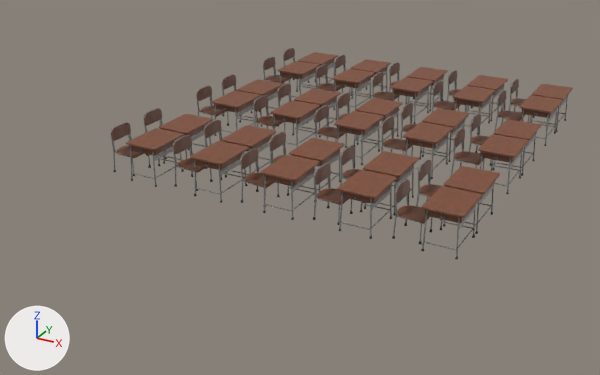
Two versions of the FBX model content/models/mgtu/desks_chairs.fbx, one commit apart.
The view is the same before and after, from a camera (50 mm lens) standing at (5.65, -14.43, 6.05) and looking at (-1.38, -1.66, -0.34). Arrows for +X, +Y and +Z are at lower left; the lights stay in place. The picture after the commit comes second. Where no turn or scale is listed for an object, it has been applied to the vertices. Vertices at exactly the same position are counted once.

In view in the first picture: 'desk_and_chair'.
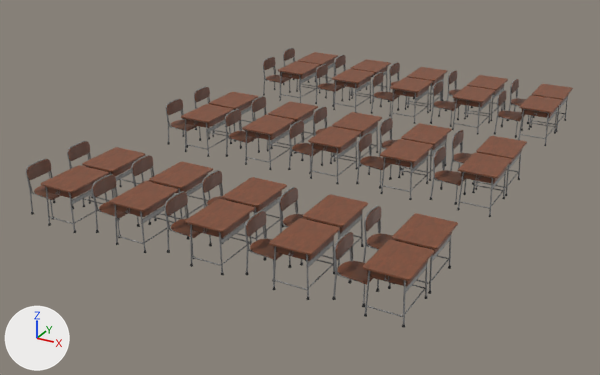
Patch to the scene script:
```diff
--- a/content/models/mgtu/desks_chairs.fbx.py
+++ b/content/models/mgtu/desks_chairs.fbx.py
@@ me_gltfnode_28_019_mi_deskandchair_0_003 @@
 # used by ob_desk_and_chair; location = (1.7, 3.22, 0.05)
-me_gltfnode_28_019_mi_deskandchair_0_003.from_pydata(...)  # 55860 vertices, 103620 faces; spans x -6.12..0.75, y -6.86..0.43, z -0.02..0.85
+me_gltfnode_28_019_mi_deskandchair_0_003.from_pydata(...)  # 55860 vertices, 103620 faces; spans x -6.12..0.75, y -8.95..0.43, z -0.02..0.85
+# me_gltfnode_28_019_mi_deskandchair_0_003 part 1: the loose piece of 296 vertices spanning x -0.45..0.03, y -2.96..-2.47, z 0.03..0.68 is moved by (0.0, -1.05, 0.0)
+# me_gltfnode_28_019_mi_deskandchair_0_003 part 2: the loose piece of 120 vertices spanning x 0.08..0.75, y -3.18..-2.28, z 0.7..0.74 is moved by (0.0, -1.05, 0.0)
+# me_gltfnode_28_019_mi_deskandchair_0_003 part 3: the loose piece of 90 vertices spanning x 0.15..0.68, y -3.16..-2.33, z 0.13..0.15 is moved by (0.0, -1.05, 0.0)
+# me_gltfnode_28_019_mi_deskandchair_0_003 part 4: the loose piece of 90 vertices spanning x 0.13..0.7, y -2.37..-2.32, z 0.03..0.7 is moved by (0.0, -1.05, 0.0)
+# me_gltfnode_28_019_mi_deskandchair_0_003 part 5: the loose piece of 90 vertices spanning x 0.13..0.7, y -3.16..-3.12, z 0.03..0.7 is moved by (0.0, -1.05, 0.0)
+# me_gltfnode_28_019_mi_deskandchair_0_003 part 6: the loose piece of 8 vertices spanning x 0.66..0.67, y -3.13..-2.36, z 0.47..0.54 is moved by (0.0, -1.05, 0.0)
+# me_gltfnode_28_019_mi_deskandchair_0_003 part 7: the loose piece of 274 vertices spanning x -0.43..-0.38, y -2.98..-2.45, z 0.59..0.83 is moved by (0.0, -1.05, 0.0)
+# me_gltfnode_28_019_mi_deskandchair_0_003 part 8: the loose piece of 160 vertices spanning x -0.45..-0.38, y -2.98..-2.45, z 0.03..0.84 is moved by (0.0, -1.05, 0.0)
+# me_gltfnode_28_019_mi_deskandchair_0_003 part 9: the loose piece of 92 vertices spanning x -0.46..0.06, y -2.97..-2.46, z 0.34..0.39 is moved by (0.0, -1.05, 0.0)
+# me_gltfnode_28_019_mi_deskandchair_0_003 part 10: the loose piece of 120 vertices spanning x -1.34..-0.67, y -3.18..-2.28, z 0.7..0.74 is moved by (0.0, -1.05, 0.0)
+# me_gltfnode_28_019_mi_deskandchair_0_003 part 11: the loose piece of 90 vertices spanning x -1.27..-0.74, y -3.16..-2.33, z 0.13..0.15 is moved by (0.0, -1.05, 0.0)
+# me_gltfnode_28_019_mi_deskandchair_0_003 part 12: the loose piece of 82 vertices spanning x -1.29..-0.71, y -3.12..-2.37, z 0.56..0.71 is moved by (0.0, -1.05, 0.0)
+# me_gltfnode_28_019_mi_deskandchair_0_003 part 13: all 18620 vertices in x -6.12..0.75, y -6.86..-5.0, z -0.02..0.83 are moved by (0.0, -2.09, -0.01)
+# me_gltfnode_28_019_mi_deskandchair_0_003 part 14: 16170 of the vertices in x -6.12..0.75, y -4.14..-2.28, z -0.01..0.84 are moved by (0.0, -1.05, 0.0)
+# other edits to the shape of me_gltfnode_28_019_mi_deskandchair_0_003 do not show in these pictures
 me_gltfnode_28_019_mi_deskandchair_0_003.materials.append(mat_desk_and_chair)
```

Location of each change, [x1, y1, x2, y2] in pixels of the pictures (600 x 375 px; the box of a moved part takes in the faces that stretch with it):
'desk_and_chair', reshaped (18% wider, 33% taller)
    before: [110, 48, 573, 259]
    after: [26, 48, 573, 328]
part 1 of me_gltfnode_28_019_mi_deskandchair_0_003, moved or reshaped
    before: [471, 126, 492, 163]
    after: [453, 143, 474, 183]
part 2 of me_gltfnode_28_019_mi_deskandchair_0_003, moved or reshaped
    before: [494, 119, 541, 140]
    after: [476, 136, 527, 159]
part 3 of me_gltfnode_28_019_mi_deskandchair_0_003, moved or reshaped
    before: [495, 151, 533, 168]
    after: [478, 169, 519, 188]
part 4 of me_gltfnode_28_019_mi_deskandchair_0_003, moved or reshaped (mostly hidden)
    before: [533, 135, 536, 159]
    after: [518, 153, 521, 178]
part 5 of me_gltfnode_28_019_mi_deskandchair_0_003, moved or reshaped (mostly hidden)
    before: [493, 146, 525, 174]
    after: [476, 165, 509, 194]
part 6 of me_gltfnode_28_019_mi_deskandchair_0_003, moved or reshaped
    before: [525, 136, 535, 149]
    after: [509, 152, 521, 169]
part 7 of me_gltfnode_28_019_mi_deskandchair_0_003, moved or reshaped
    before: [472, 114, 481, 131]
    after: [453, 130, 464, 149]
part 8 of me_gltfnode_28_019_mi_deskandchair_0_003, moved or reshaped
    before: [469, 113, 480, 152]
    after: [450, 130, 463, 171]
part 9 of me_gltfnode_28_019_mi_deskandchair_0_003, moved or reshaped
    before: [472, 136, 489, 145]
    after: [454, 153, 472, 163]
part 10 of me_gltfnode_28_019_mi_deskandchair_0_003, moved or reshaped
    before: [422, 108, 469, 128]
    after: [401, 123, 452, 145]
part 11 of me_gltfnode_28_019_mi_deskandchair_0_003, moved or reshaped
    before: [424, 138, 462, 155]
    after: [403, 155, 442, 173]
part 12 of me_gltfnode_28_019_mi_deskandchair_0_003, moved or reshaped
    before: [451, 119, 465, 133]
    after: [430, 135, 447, 150]
part 13 of me_gltfnode_28_019_mi_deskandchair_0_003, moved or reshaped
    before: [110, 108, 500, 259]
    after: [26, 141, 458, 328]
part 14 of me_gltfnode_28_019_mi_deskandchair_0_003, moved or reshaped
    before: [196, 74, 528, 194]
    after: [166, 86, 512, 217]
